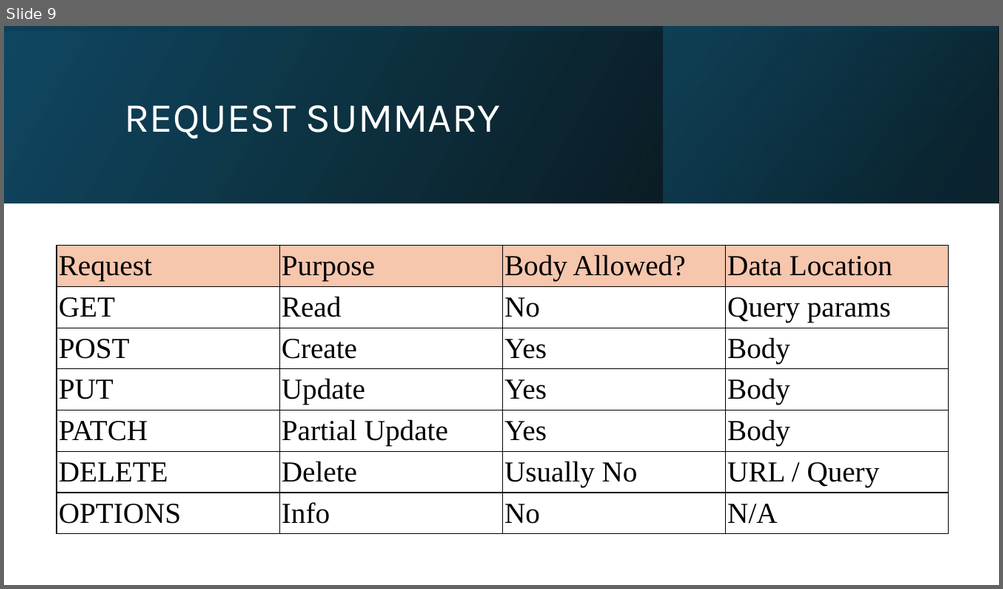
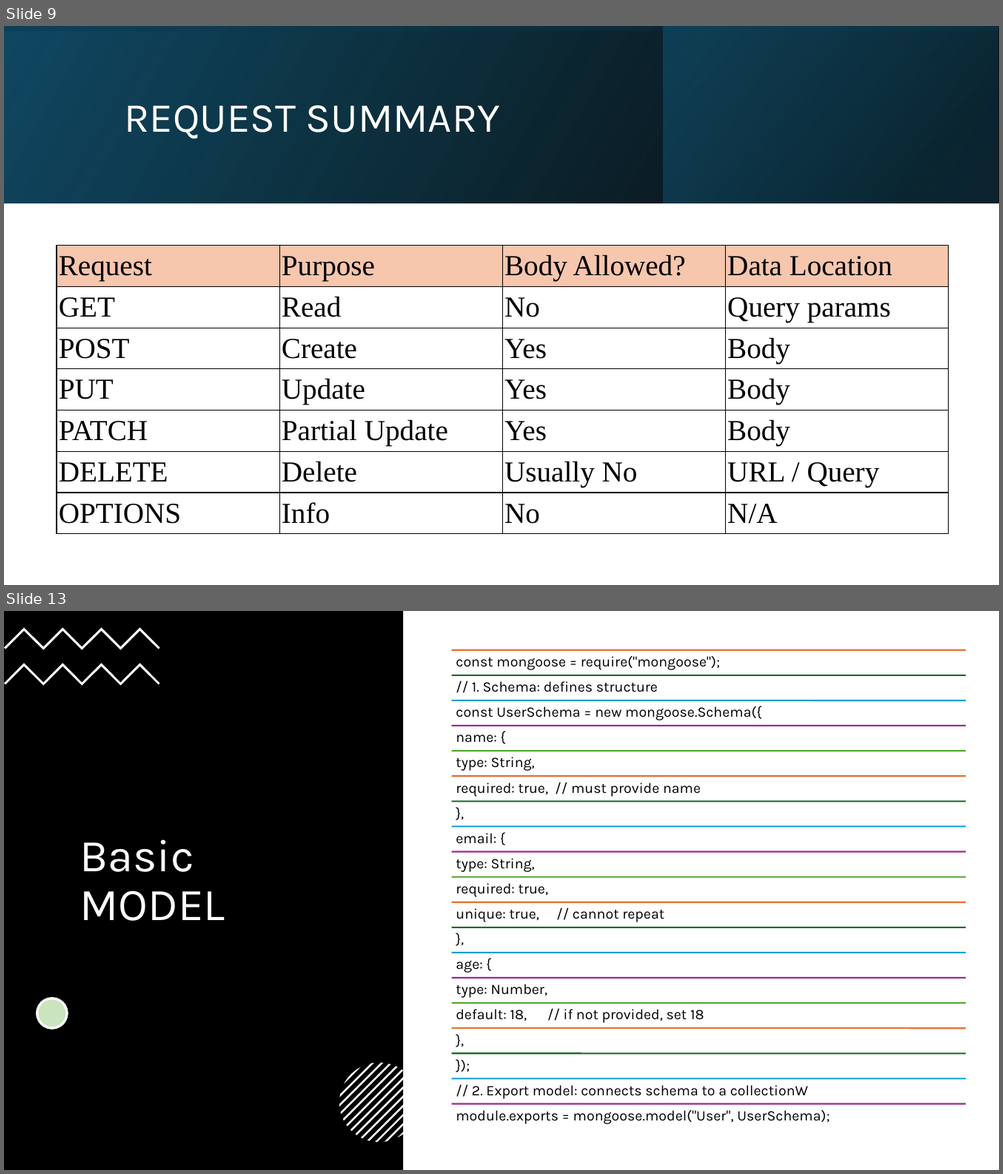
Before and after one commit to adarshrwl/Squarelabs_class, a slide deck: pdf/Requests.pptx. Shown one above the other, each under a label of ours: slide 9 before the commit, slides 9 and 13 after it; the slides between them are not shown. The pictures are 1003x589 and 1003x1174 pixels, drawn with LibreOffice and Linux fonts; fonts in the diff are those of the drawing. Boxes give left, top, right and bottom in pixels: in the first picture for what was removed or moved away, otherwise in the second. Text is boxed around its words. In the diff, an @@ line names an element or a change of style, - is before the commit and + after.

```diff
--- a/pdf/Requests.pptx
+++ b/pdf/Requests.pptx
@@ slide 13 added at box(4, 611, 999, 1170), background #FFFFFF @@
@@ rectangle added at box(4, 611, 403, 1170), fill #000000 @@
@@ freeform shape added at box(4, 627, 160, 649), fill #FFFFFF @@
@@ freeform shape added at box(4, 664, 160, 686), fill #FFFFFF @@
@@ title added at box(79, 840, 225, 921), 44 pt, text #FFFFFF @@
+Basic MODEL
@@ ellipse added at box(37, 999, 67, 1029), fill #FFFFFF, outline #FFFFFF 2.25 pt @@
@@ ellipse added at box(37, 999, 67, 1029), fill #4EA72E at 30% opacity, outline #FFFFFF 2.25 pt @@
@@ group added at box(452, 649, 966, 1125): 19 lines, 19 texts @@
+const mongoose = require("mongoose");
+// 1. Schema: defines structure
+const UserSchema = new mongoose.Schema({
+name: {
+type: String,
+required: true, // must provide name
+},
+email: {
+type: String,
+required: true,
+unique: true, // cannot repeat
+},
+age: {
+type: Number,
+default: 18, // if not provided, set 18
+},
+});
+// 2. Export model: connects schema to a collectionW
+module.exports = mongoose.model("User", UserSchema);
@@ group added at box(339, 1063, 419, 1143): 13 freeform shapes @@
```
Also in this commit, not shown: 3 other slides added, 1 slide removed, 8 other files.
